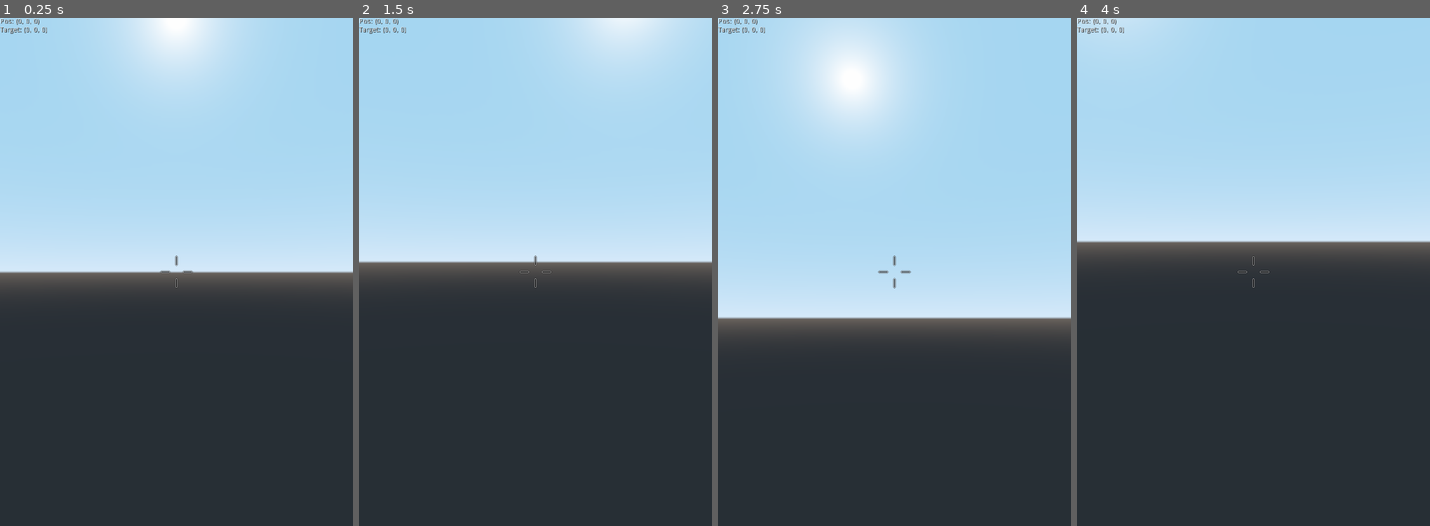
Above: before the commit, frames 1-4 (left to right).
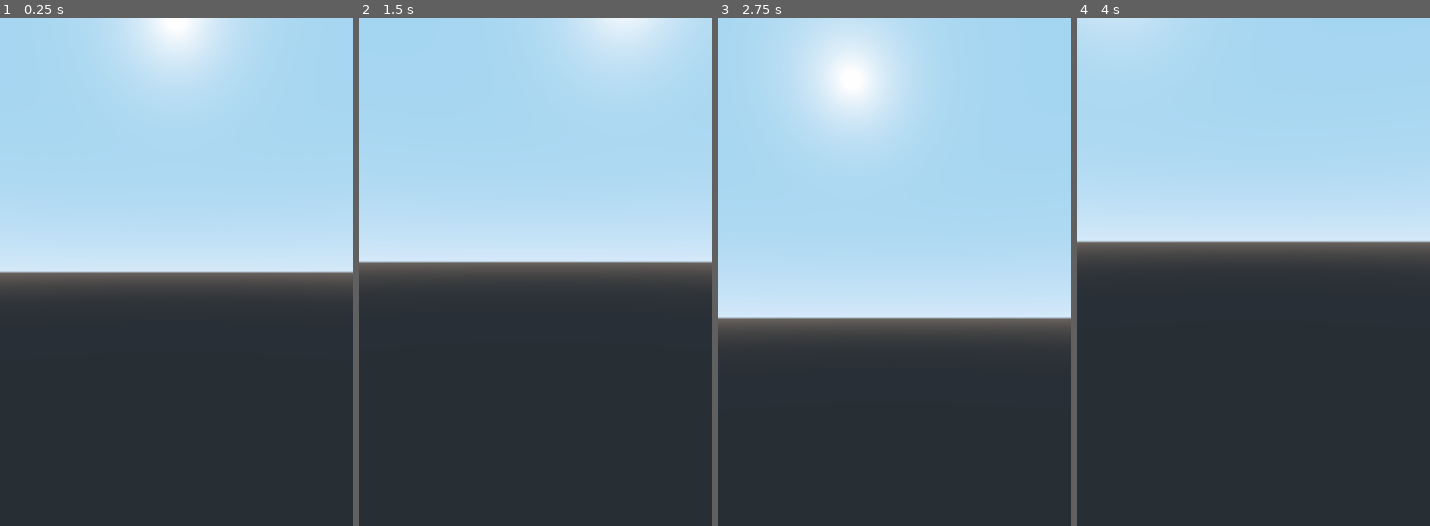
Above: after the commit, the same moments.

Repository: afonsolage/another-game
Game: Godot game, scene res://MainPlayer.tscn
Two runs of this game, one before a commit and one after it. Both use one fixed random seed, a clock stepped at 60 frames per second and the inputs below. The project has no main scene, so this scene is started directly.
Inputs (mouse positions are in pixels of both pictures, inside the frame that each line leads up to):
- Up to frame 1 (0.25 s): no input
- Up to frame 2 (1.5 s): tap Enter at 0.5 s; move the mouse to (556, 272) at 0.52 s; hold Ctrl 0.53-1.28 s; hold W from 0.53 s (still down); click (556, 272) at 0.67 s; tap Space at 0.77, 1.25 s; move the mouse to (517, 272) at 1.27 s; tap Shift at 1.35 s
- Up to frame 3 (2.75 s): keep holding W; tap Space at 1.52 s; tap Enter at 2 s; move the mouse to (905, 261) at 2.02 s; hold Ctrl from 2.03 s (still down)
- Up to frame 4 (4 s): keep holding W; tap Space at 2.75, 3.02, 3.77 s; move the mouse to (1249, 282) at 2.77 s; release Ctrl at 2.78 s; tap Shift at 2.85 s; click (1249, 282) at 2.92 s; tap Enter at 3.5 s; move the mouse to (1281, 277) at 3.52 s; hold Ctrl from 3.53 s (still down)

The runs differ from the first frame. In frame 1, 0.2% of the frame differs, in the area x 0-55%, y 0-54%; in frame 2, 0.2%; in frame 3, 0.2%; in frame 4, 0.2%.
Error before the commit: Invalid type in function 'get_node' in base 'Spatial (MainPlayer.gd)'. Cannot convert argument 1 from Nil to NodePath. (res://scripts/MainPlayer.gd:25)
Error after the commit: Invalid type in function 'get_node' in base 'Spatial (MainPlayer.gd)'. Cannot convert argument 1 from Nil to NodePath. (res://scripts/MainPlayer.gd:27)

Commit message:
Added interface scene to hold interface objects

Diff:
--- /dev/null
+++ b/Interface.tscn
@@ -0,0 +1,58 @@
+[gd_scene load_steps=4 format=2]
+
+[ext_resource path="res://crosshair.png" type="Texture" id=2]
+[ext_resource path="res://crosshair.gd" type="Script" id=3]
+
+[sub_resource type="CubeMesh" id=1]
+
+[node name="Control" type="Control"]
+anchor_right = 1.0
+anchor_bottom = 1.0
+__meta__ = {
+"_edit_use_anchors_": false
+}
+
+[node name="Crosshair" type="Sprite" parent="."]
+position = Vector2( 348.35, 470.465 )
+texture = ExtResource( 2 )
+region_rect = Rect2( -39.25, -35, 148.5, 121.5 )
+script = ExtResource( 3 )
+
+[node name="PosInfo" type="Label" parent="."]
+margin_right = 95.0
+margin_bottom = 31.0
+custom_colors/font_color = Color( 1, 1, 1, 1 )
+custom_colors/font_color_shadow = Color( 0, 0, 0, 1 )
+custom_constants/shadow_offset_x = 1
+custom_constants/shadow_offset_y = 1
+text = "Pos: (0, 0, 0)
+Target: (0, 0, 0)"
+__meta__ = {
+"_edit_use_anchors_": false
+}
+
+[node name="ViewportContainer" type="ViewportContainer" parent="."]
+size_flags_horizontal = 0
+size_flags_vertical = 0
+__meta__ = {
+"_edit_use_anchors_": false
+}
+
+[node name="Viewport3D" type="Viewport" parent="ViewportContainer"]
+size = Vector2( 1000, 1000 )
+own_world = true
+transparent_bg = true
+hdr = false
+render_target_update_mode = 3
+
+[node name="MeshInstance" type="MeshInstance" parent="ViewportContainer/Viewport3D"]
+transform = Transform( 0.0068677, 0.00440306, -0.0057834, 0, 0.00795653, 0.00605753, 0.00726874, -0.00416013, 0.00546431, -0.476, 0.422, 0 )
+mesh = SubResource( 1 )
+material/0 = null
+
+[node name="Camera" type="Camera" parent="ViewportContainer/Viewport3D"]
+transform = Transform( 1, 0, 0, 0, 1, 0, 0, 0, 1, 0, 0, 10.9814 )
+projection = 1
+current = true
+
+[node name="DirectionalLight" type="DirectionalLight" parent="ViewportContainer/Viewport3D"]
--- a/MainPlayer.tscn
+++ b/MainPlayer.tscn
@@ -1,30 +1,9 @@
-[gd_scene load_steps=4 format=2]
+[gd_scene load_steps=2 format=2]
 
-[ext_resource path="res://crosshair.png" type="Texture" id=1]
 [ext_resource path="res://scripts/MainPlayer.gd" type="Script" id=2]
-[ext_resource path="res://crosshair.gd" type="Script" id=3]
 
 [node name="MainPlayer" type="Spatial"]
 script = ExtResource( 2 )
 
 [node name="Camera" type="Camera" parent="."]
 far = 1024.0
-
-[node name="Crosshair" type="Sprite" parent="."]
-position = Vector2( 348.35, 470.465 )
-texture = ExtResource( 1 )
-region_rect = Rect2( -39.25, -35, 148.5, 121.5 )
-script = ExtResource( 3 )
-
-[node name="PosInfo" type="Label" parent="."]
-margin_right = 95.0
-margin_bottom = 31.0
-custom_colors/font_color = Color( 1, 1, 1, 1 )
-custom_colors/font_color_shadow = Color( 0, 0, 0, 1 )
-custom_constants/shadow_offset_x = 1
-custom_constants/shadow_offset_y = 1
-text = "Pos: (0, 0, 0)
-Target: (0, 0, 0)"
-__meta__ = {
-"_edit_use_anchors_": false
-}
--- a/Spatial.tscn
+++ b/Spatial.tscn
@@ -1,9 +1,10 @@
-[gd_scene load_steps=10 format=2]
+[gd_scene load_steps=11 format=2]
 
 [ext_resource path="res://noise_distorted.png" type="Image" id=1]
 [ext_resource path="res://MainPlayer.tscn" type="PackedScene" id=2]
 [ext_resource path="res://scripts/WiredCube.gd" type="Script" id=3]
 [ext_resource path="res://assets/sprite_sheet.png" type="Texture" id=4]
+[ext_resource path="res://Interface.tscn" type="PackedScene" id=5]
 
 [sub_resource type="VoxelStreamImage" id=1]
 image = ExtResource( 1 )
@@ -45,6 +46,14 @@
 turn_speed = 0.3
 terrain_path = NodePath("../VoxelTerrain")
 wired_cube_path = NodePath("../WiredCube")
+pos_info_path = NodePath("../Interface/PosInfo")
 
 [node name="WiredCube" type="ImmediateGeometry" parent="."]
 script = ExtResource( 3 )
+
+[node name="Interface" parent="." instance=ExtResource( 5 )]
+
+[node name="Viewport3D" parent="Interface/ViewportContainer" index="0"]
+handle_input_locally = false
+
+[editable path="Interface"]
--- /dev/null
+++ b/Sprite.gd
@@ -0,0 +1,4 @@
+extends Sprite
+
+func _ready():
+	texture = get_parent().get_node("ViewportContainer/Viewport3D").get_texture()
--- a/scripts/MainPlayer.gd
+++ b/scripts/MainPlayer.gd
@@ -9,6 +9,7 @@
 
 export(NodePath) var terrain_path = null
 export(NodePath) var wired_cube_path = null
+export(NodePath) var pos_info_path = null
 
 var _yaw = 0
 var _pitch = 0
@@ -16,6 +17,7 @@
 var _terrain = null
 var _wired_cube = null
 var _position_info = null
+var _gizmo = null
 
 const Util = preload("res://scripts/utils.gd")
 
@@ -24,7 +26,7 @@
 	Input.set_mouse_mode(Input.MOUSE_MODE_CAPTURED)
 	_terrain = get_node(terrain_path)
 	_wired_cube = get_node(wired_cube_path)
-	_position_info = get_node("PosInfo")
+	_position_info = get_node(pos_info_path)
 
 # Called every frame. 'delta' is the elapsed time since the previous frame.
 func _process(delta):
@@ -99,7 +101,6 @@
 			elif event.button_index == BUTTON_RIGHT:
 				remove_target_voxel()
 
-
 func update_rotations():
 	set_rotation(Vector3(0, deg2rad(_yaw), 0))
 	rotate(get_transform().basis.x.normalized(), -deg2rad(_pitch))
